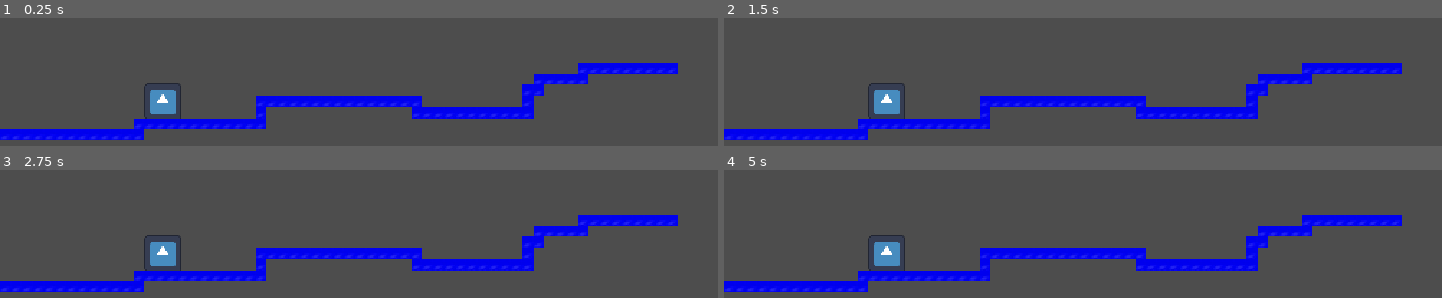
Above: before the commit, frames 1-4 (two rows, left to right).
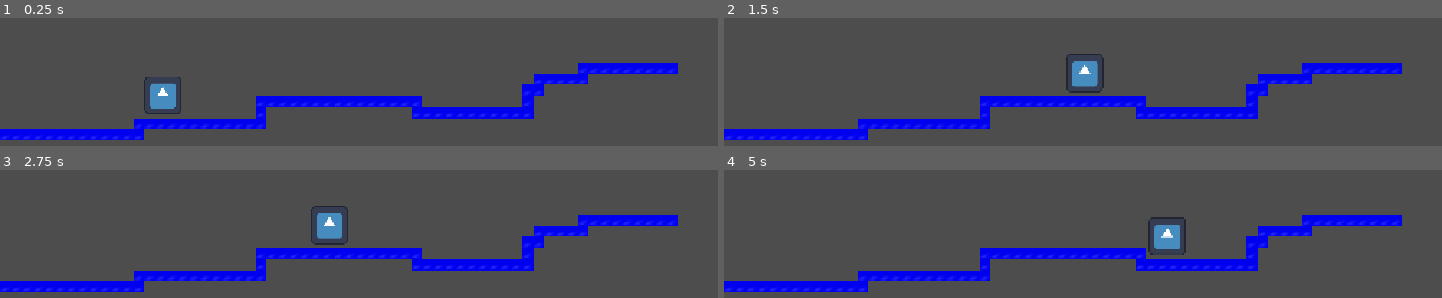
Above: after the commit, the same moments.

Repository: sen3th/platformed
Game: Godot game, scene res://main.tscn
Same seed, same stepped clock (60 frames per second), same inputs: the game is played once before the commit and once after it. Before the commit the project has no main scene; this scene is started directly in both runs. The engine's default icon, where the game draws it, is replaced by a stand-in: a white triangle on a blue panel in a dark square.
Inputs (mouse positions are in pixels of both pictures, inside the frame that each line leads up to):
- Up to frame 1 (0.25 s): no input
- Up to frame 2 (1.5 s): tap Enter (ui_accept) at 0.5, 0.6, 0.77, 1.07 s; move the mouse to (outside the picture) at 0.52 s; hold Right (ui_right) from 0.53 s (still down); click (outside the picture) at 0.67 s; move the mouse to (outside the picture) at 1.27 s; tap Alt at 1.35 s
- Up to frame 3 (2.75 s): tap Enter (ui_accept) at 1.52, 1.55, 1.82, 2.3 s; move the mouse to (481, 295) at 2.02 s; release Right (ui_right) at 2.03 s; hold Left (ui_left) from 2.03 s (still down); tap Shift at 2.1 s
- Up to frame 4 (5 s): move the mouse to (outside the picture) at 2.77 s; release Left (ui_left) at 2.78 s; hold Right (ui_right) 2.78-4.28 s; tap Enter (ui_accept) at 2.85, 3.02, 3.32, 3.77, 3.8, 4.07, 4.52, 4.55, 4.82 s; click (outside the picture) at 2.92 s; move the mouse to (outside the picture) at 3.52 s; tap Alt at 3.6 s; move the mouse to (outside the picture) at 4.27 s; hold Left (ui_left) from 4.28 s (still down); tap Shift at 4.35 s

The runs differ from the first frame. In frame 1, 0.5% of the frame differs, in the area x 20-26%, y 46-79%; in frame 2, 1.8%, in the area x 20-53%, y 28-79%; in frame 3, 1.7%; in frame 4, 1.8%.

Commit message:
added basic mouvements

Diff:
--- a/main.tscn
+++ b/main.tscn
@@ -1,5 +1,6 @@
 [gd_scene format=4 uid="uid://cmxje53wcuqj5"]
 
+[ext_resource type="Script" uid="uid://dbe1hulkssus1" path="res://player.gd" id="1_h2yge"]
 [ext_resource type="Texture2D" uid="uid://dxc6a34ewyt11" path="res://icon.svg" id="1_ig7tw"]
 [ext_resource type="Texture2D" uid="uid://dkbeybi1df1yg" path="res://dark-blue-plain-gradient-square-background_7954-28874.jpg" id="2_0xm2m"]
 
@@ -3058,6 +3059,7 @@
 
 [node name="Player" type="CharacterBody2D" parent="." unique_id=1347321153]
 position = Vector2(70, 73)
+script = ExtResource("1_h2yge")
 
 [node name="CollisionShape2D" type="CollisionShape2D" parent="Player" unique_id=809350538]
 position = Vector2(165.5, 48.5)
--- /dev/null
+++ b/player.gd
@@ -0,0 +1,25 @@
+extends CharacterBody2D
+
+
+const SPEED = 300.0
+const JUMP_VELOCITY = -400.0
+
+
+func _physics_process(delta: float) -> void:
+	# Add the gravity.
+	if not is_on_floor():
+		velocity += get_gravity() * delta
+
+	# Handle jump.
+	if Input.is_action_just_pressed("ui_accept") and is_on_floor():
+		velocity.y = JUMP_VELOCITY
+
+	# Get the input direction and handle the movement/deceleration.
+	# As good practice, you should replace UI actions with custom gameplay actions.
+	var direction := Input.get_axis("ui_left", "ui_right")
+	if direction:
+		velocity.x = direction * SPEED
+	else:
+		velocity.x = move_toward(velocity.x, 0, SPEED)
+
+	move_and_slide()
--- a/project.godot
+++ b/project.godot
@@ -11,6 +11,7 @@
 [application]
 
 config/name="new_game"
+run/main_scene="uid://cmxje53wcuqj5"
 config/features=PackedStringArray("4.7", "Mobile")
 config/icon="res://icon.svg"
 
Not shown, added: player.gd.uid
